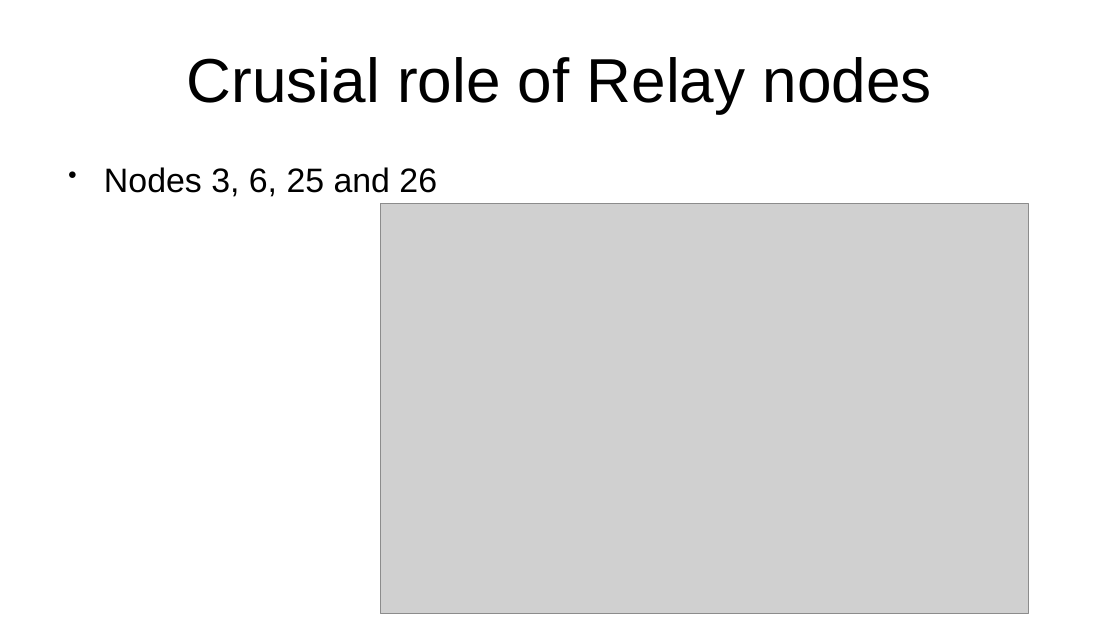
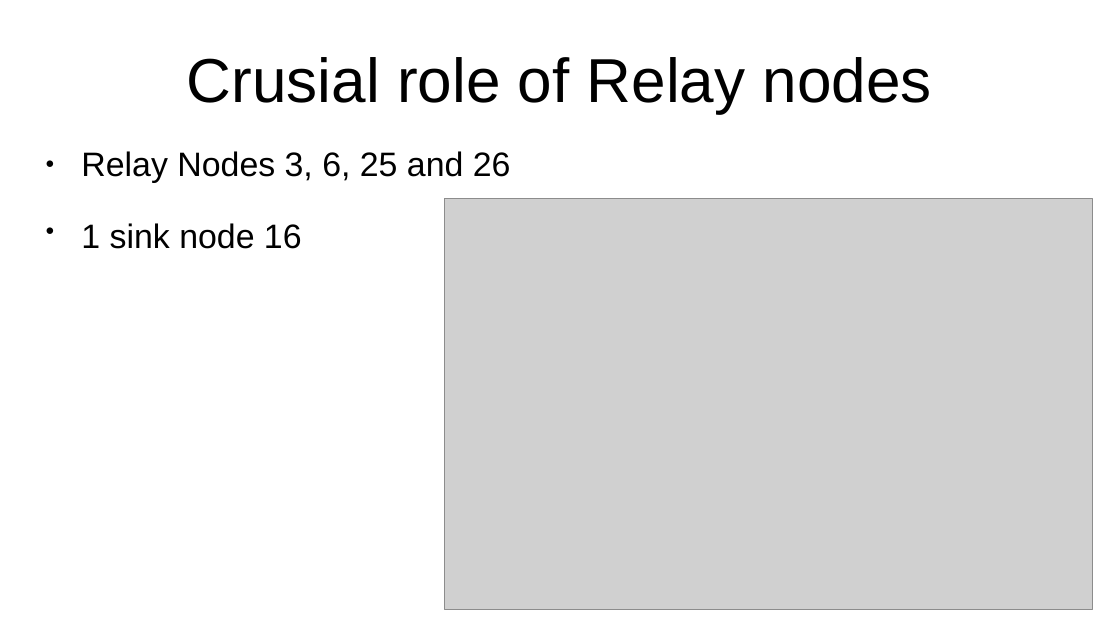
Before and after one commit to mdequanter/2024_2025_Project_MPA, a slide deck: slide 3 of presentation/presentation.odp. Drawn at 1120x630 pixels with LibreOffice and Linux fonts; fonts in the diff are those of the drawing; grey boxes stand for pictures. Boxes give left, top, right and bottom in pixels: in the first picture for what was removed or moved away, otherwise in the second. Text is boxed around its words. In the diff, an @@ line names an element or a change of style, - is before the commit and + after.

```diff
--- a/presentation/presentation.odp
+++ b/presentation/presentation.odp
@@ text at [81,151,511,249]: text changed @@
-● Nodes 3, 6, 25 and 26
+● Relay Nodes 3, 6, 25 and 26
+● 1 sink node 16
@@ picture: place and size @@
-picture at [381,203,1029,614]
+picture at [445,199,1093,610]
```
Also in this commit, not shown: 1 other slide changed, 2 slides added, 1 slide removed, 4 other files.
